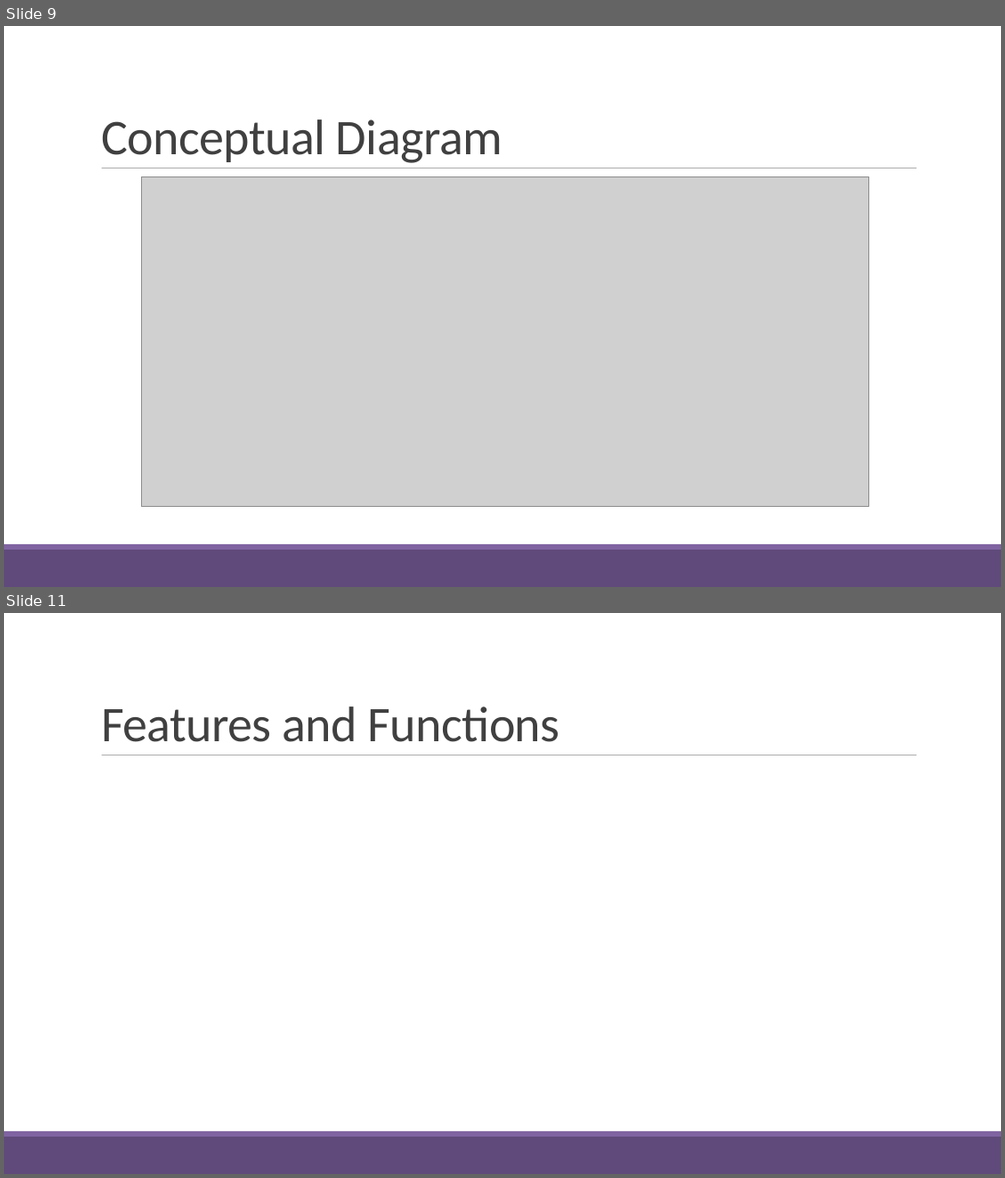
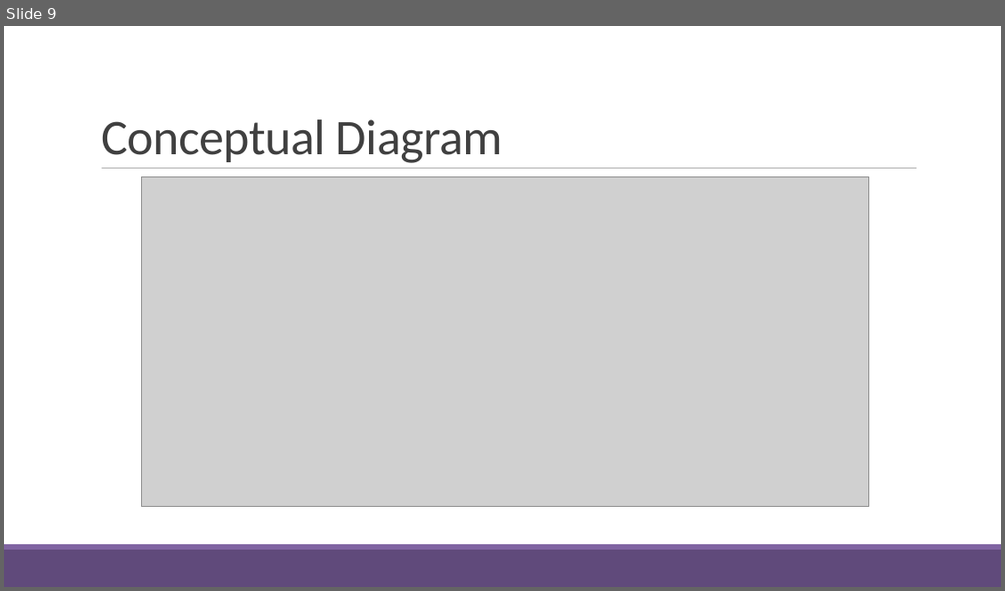
Before and after one commit to fghavoc/SOFTDEV-Monitoring-System, a slide deck: Documentation/NDRRMC Monitoring System2Finals.pptx. Shown one above the other, each under a label of ours: slides 9 and 11 before the commit, slide 9 after it; the slides between them are not shown. The pictures are 1005x1178 and 1005x591 pixels, drawn with LibreOffice and Linux fonts; fonts in the diff are those of the drawing; grey boxes stand for pictures. Boxes give left, top, right and bottom in pixels: in the first picture for what was removed or moved away, otherwise in the second. Text is boxed around its words. In the diff, an @@ line names an element or a change of style, - is before the commit and + after.

```diff
--- a/Documentation/NDRRMC Monitoring System2Finals.pptx
+++ b/Documentation/NDRRMC Monitoring System2Finals.pptx
@@ slide 11 removed at [4,613,1001,1174], background #FFFFFF; not listed: 3 template elements that a slide beside it also shows @@
@@ text removed at [101,706,560,742] @@
-Features and Functions
```
Also in this commit, not shown: 3 slides changed, 8 slides added, 1 other slide removed, 46 other files.
